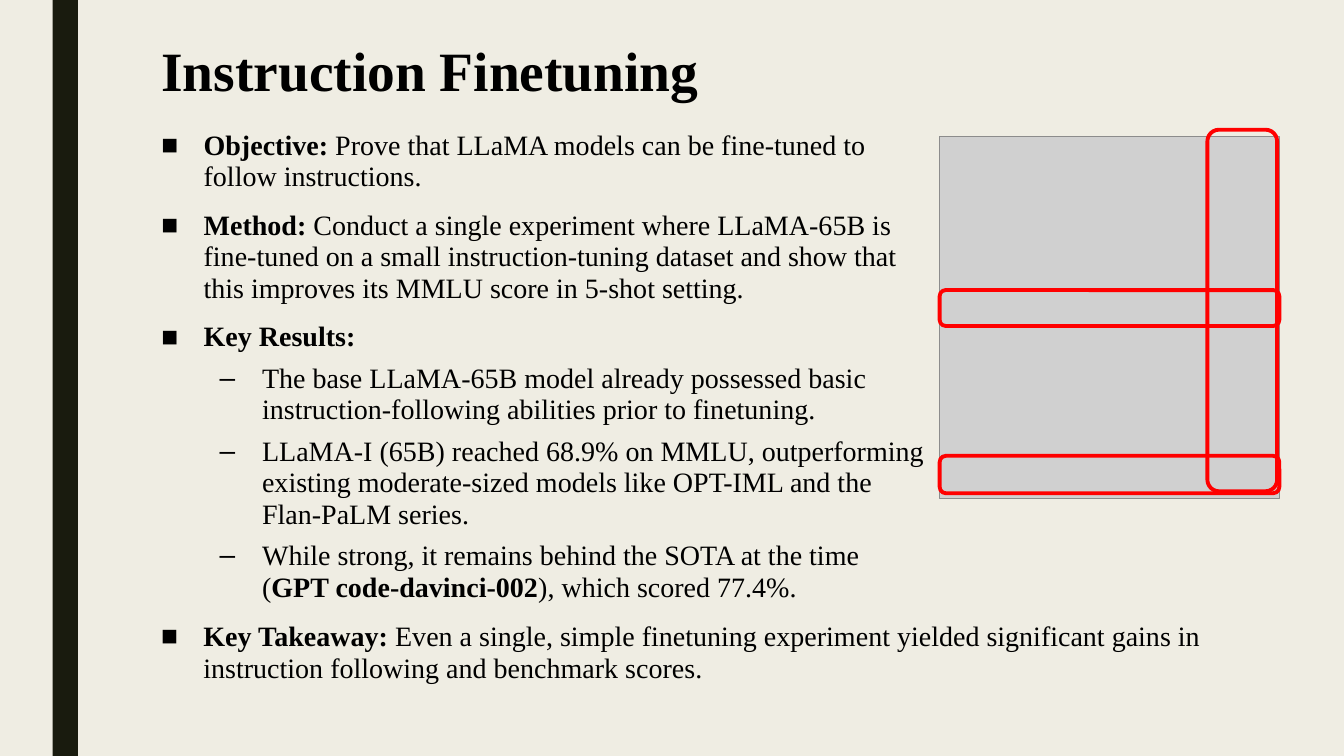
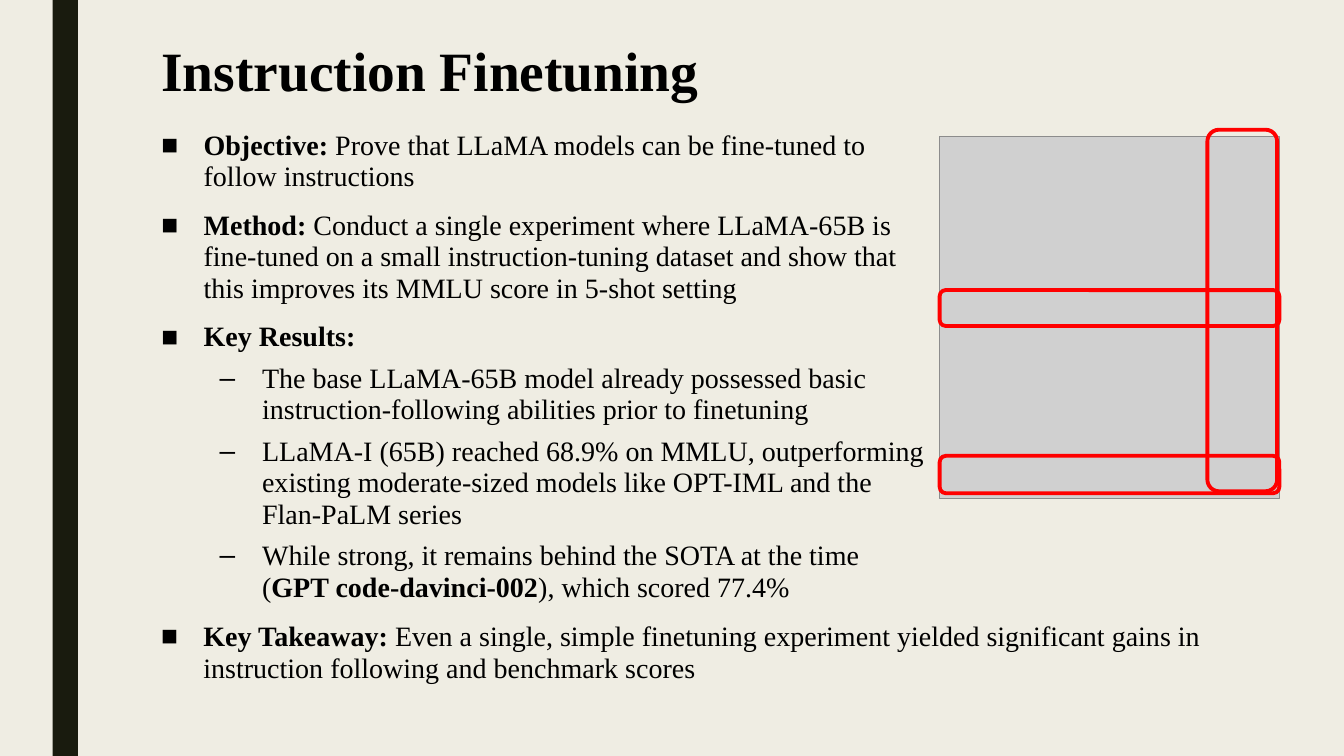
Before and after one commit to shlomi1993/llm-from-scratch, a slide deck: slide 18 of presentation/Lecture Slides.pptx. Drawn at 1344x756 pixels with LibreOffice and Linux fonts; fonts in the diff are those of the drawing; grey boxes stand for pictures. Boxes give left, top, right and bottom in pixels: in the first picture for what was removed or moved away, otherwise in the second. Text is boxed around its words. In the diff, an @@ line names an element or a change of style, - is before the commit and + after.

```diff
--- a/presentation/Lecture Slides.pptx
+++ b/presentation/Lecture Slides.pptx
@@ text at bbox=[204, 135, 896, 304]: text changed @@
-■ Objective: Prove that LLaMA models can be fine-tuned to follow instructions.
-■ Method: Conduct a single experiment where LLaMA-65B is fine-tuned on a small instruction-tuning dataset and show that this improves its MMLU score in 5-shot setting.
+■ Objective: Prove that LLaMA models can be fine-tuned to follow instructions
+■ Method: Conduct a single experiment where LLaMA-65B is fine-tuned on a small instruction-tuning dataset and show that this improves its MMLU score in 5-shot setting
@@ text at bbox=[262, 368, 924, 602]: text changed @@
-  – The base LLaMA-65B model already possessed basic instruction-following abilities prior to finetuning.
-  – LLaMA-I (65B) reached 68.9% on MMLU, outperforming existing moderate-sized models like OPT-IML and the Flan-PaLM series.
-  – While strong, it remains behind the SOTA at the time (GPT code-davinci-002), which scored 77.4%.
+  – The base LLaMA-65B model already possessed basic instruction-following abilities prior to finetuning
+  – LLaMA-I (65B) reached 68.9% on MMLU, outperforming existing moderate-sized models like OPT-IML and the Flan-PaLM series
+  – While strong, it remains behind the SOTA at the time (GPT code-davinci-002), which scored 77.4%
@@ text at bbox=[203, 626, 1200, 683]: text changed @@
-■ Key Takeaway: Even a single, simple finetuning experiment yielded significant gains in instruction following and benchmark scores.
+■ Key Takeaway: Even a single, simple finetuning experiment yielded significant gains in instruction following and benchmark scores
```
Also in this commit, not shown: 12 other slides changed, 3 other files.
